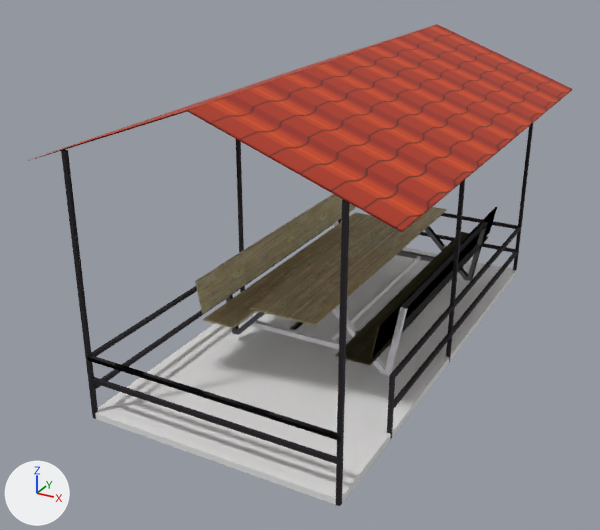
Two versions of the glTF model props/besedka.glb, one commit apart.
Rendered twice from a 50 mm lens placed at (5.55, -11.49, 6.89), pointed at (-0.4, -0.66, 1.48). Lighting does not change. The marker at lower left points along +X, +Y and +Z. The picture after the commit comes second. Where no turn or scale is listed for an object, it has been applied to the vertices.

In view in the first picture: 'Cube', 'Cube.002', 'Cube.010', 'Cube.013', 'Cube.014', 'Material2', 'Material2.001', 'Material2.002', 'Material2.003', 'Material2.004', 'RoofL', 'RoofR' and 25 more.
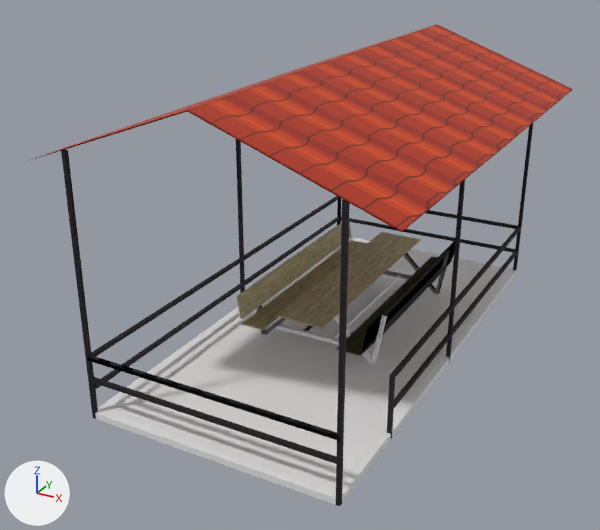
ob_sketchfab_model is not drawn itself; it is the parent of ob_collada_visual_scene_group.

Where the change shows, as pixel boxes [x1, y1, x2, y2] in the pictures (600 x 530 px):
'Material2', rescaled (26% narrower, 19% shorter): before [251, 207, 447, 326]; after [276, 232, 421, 328]
'Material2.004', rescaled (28% narrower, 17% shorter): before [195, 194, 356, 314]; after [236, 221, 352, 320]
'Material2.003', rescaled (26% narrower, 22% shorter): before [203, 212, 373, 328]; after [242, 240, 367, 330]
'Material2.002', rescaled (24% narrower, 25% shorter): before [336, 232, 488, 365]; after [337, 256, 452, 356]
'Material2.001', rescaled (26% narrower, 27% shorter): before [370, 207, 497, 359]; after [361, 241, 455, 351]
'Material2.025', rescaled (22% narrower, 25% shorter): before [401, 221, 488, 309]; after [382, 250, 450, 316]
'Material2.027', rescaled (22% narrower, 26% shorter): before [401, 244, 481, 333]; after [383, 267, 445, 333]
'Material2.030', rescaled (28% narrower, 27% shorter): before [250, 320, 339, 349]; after [275, 324, 339, 345]
'Material2.018', rescaled (26% narrower, 29% shorter): before [385, 307, 407, 376]; after [371, 315, 387, 364]
'Material2.032', rescaled (25% narrower, 24% shorter): before [329, 256, 420, 340]; after [332, 275, 400, 339]
'Material2.014', rescaled (27% narrower, 23% shorter): before [467, 225, 488, 281]; after [436, 251, 451, 294]
'Material2.021', rescaled (28% narrower, 30% shorter): before [332, 306, 388, 376]; after [334, 315, 374, 364]
'Material2.010', rescaled (26% narrower, 25% shorter): before [425, 226, 470, 281]; after [404, 253, 437, 294]
'Material2.029', rescaled (mostly hidden): before [396, 250, 435, 262]; after [384, 271, 411, 279]
'Material2.019', rescaled (26% narrower, 25% shorter): before [233, 312, 266, 335]; after [262, 318, 286, 335]
'Material2.026', rescaled (27% narrower, 19% shorter): before [222, 195, 331, 264]; after [254, 228, 333, 284]
'Material2.016', rescaled (29% narrower, 26% shorter): before [219, 265, 239, 333]; after [252, 284, 266, 334]
'Material2.031', rescaled (mostly hidden): before [289, 321, 303, 330]; after [304, 325, 313, 331]
'Material2.006', rescaled: before [409, 259, 470, 325]; after [383, 278, 437, 334]
'Material2.013', rescaled: before [333, 221, 339, 228]; after [334, 248, 339, 252]
'Material2.017', rescaled (not visible afterwards): before [355, 331, 391, 347]
'Cube.013', unchanged, covered by the edit: before [87, 355, 341, 441]
'Cube.008', unchanged, uncovered by the edit: after [87, 355, 341, 441]

The change, as a diff of the scene's bpy script:
```diff
--- a/props/besedka.glb.py
+++ b/props/besedka.glb.py
@@ ob_sketchfab_model @@
 ob_sketchfab_model.rotation_euler = (-1.571, 0.0, 0.0)  # degrees (-90, 0, 0)
+ob_sketchfab_model.scale = (0.735, 0.735, 0.735)
```
